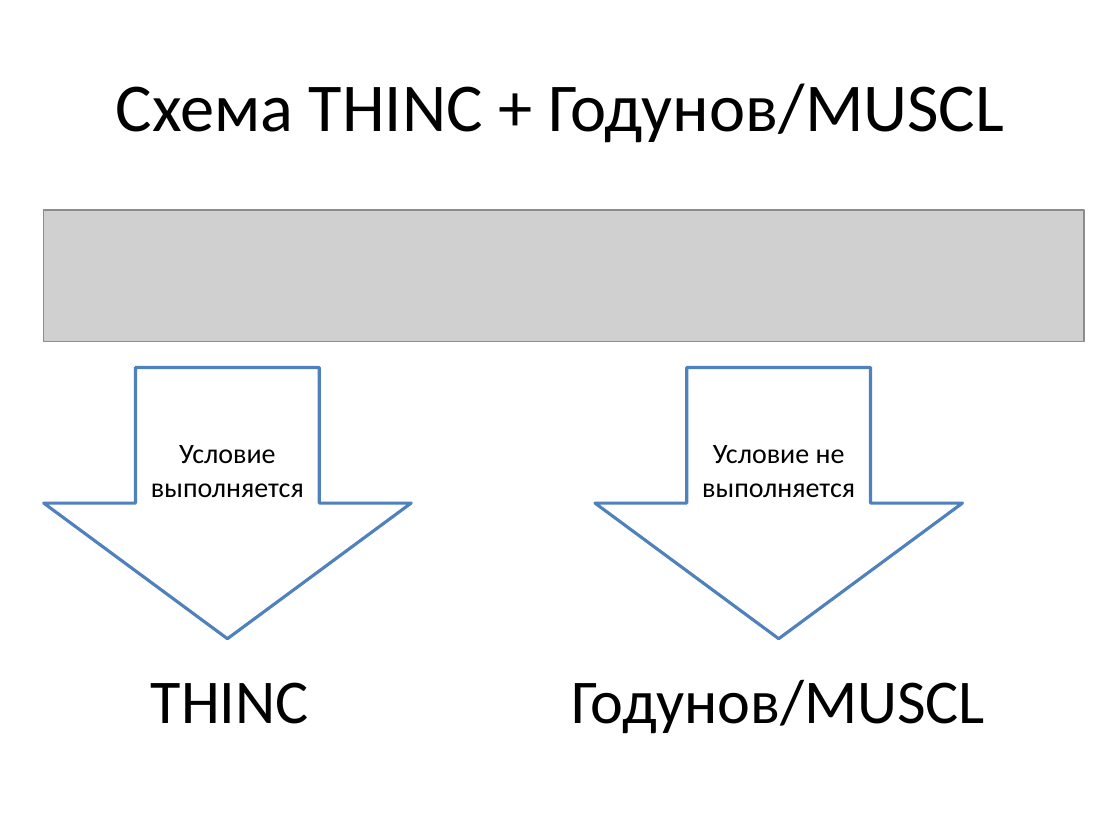
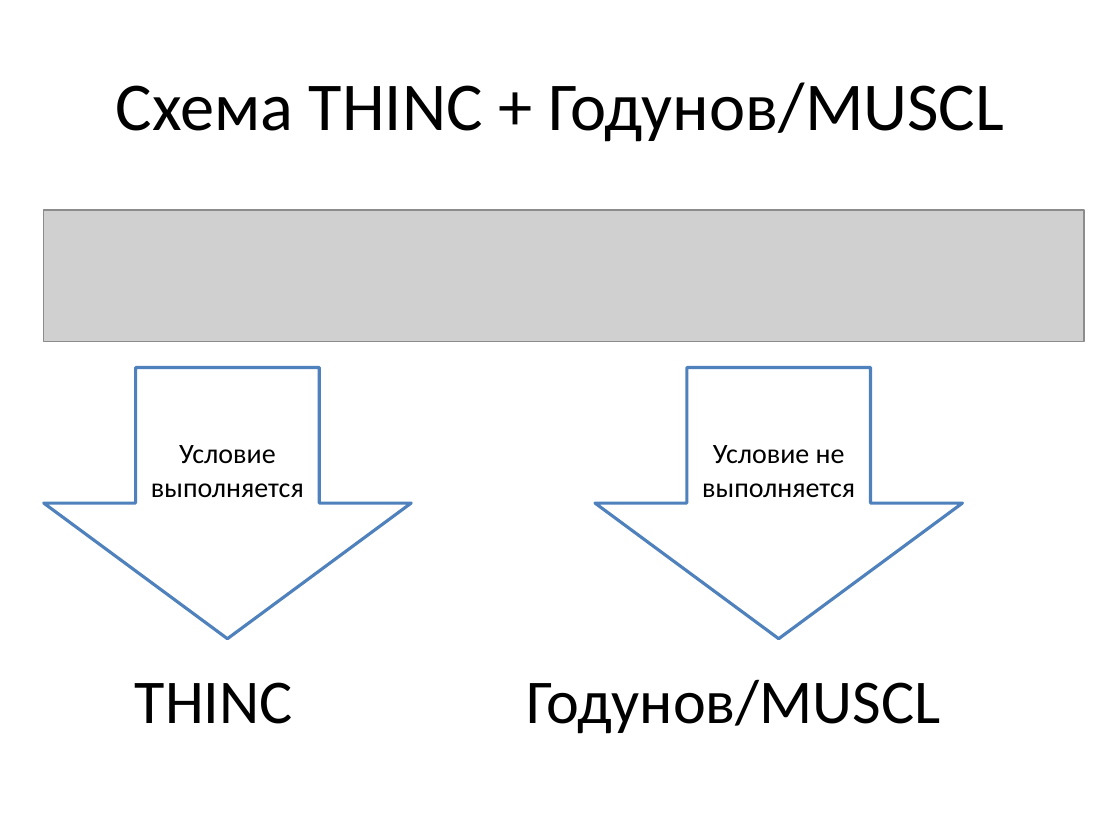
Before and after one commit to GSench/DigitalGeometry, a slide deck: slide 28 of Documents/PreviousWorks/Курсовая работа 5 курс/Presentation/Численное решение уравнения переноса.pptx. Drawn at 1120x840 pixels with LibreOffice and Linux fonts; fonts in the diff are those of the drawing; grey boxes stand for pictures. Boxes give left, top, right and bottom in pixels: in the first picture for what was removed or moved away, otherwise in the second. Text is boxed around its words. In the diff, an @@ line names an element or a change of style, - is before the commit and + after.

Commit message:
Work on presentation

```diff
--- a/Documents/PreviousWorks/Курсовая работа 5 курс/Presentation/Численное решение уравнения переноса.pptx
+++ b/Documents/PreviousWorks/Курсовая работа 5 курс/Presentation/Численное решение уравнения переноса.pptx
@@ text "THINC" moved from (x1=151, y1=682, x2=309, y2=724) to (x1=135, y1=682, x2=293, y2=724) @@
@@ text "Годунов/MUSCL" moved from (x1=571, y1=679, x2=985, y2=734) to (x1=526, y1=679, x2=940, y2=734) @@
```
Also in this commit, not shown: 30 other slides changed, 30 other files.
